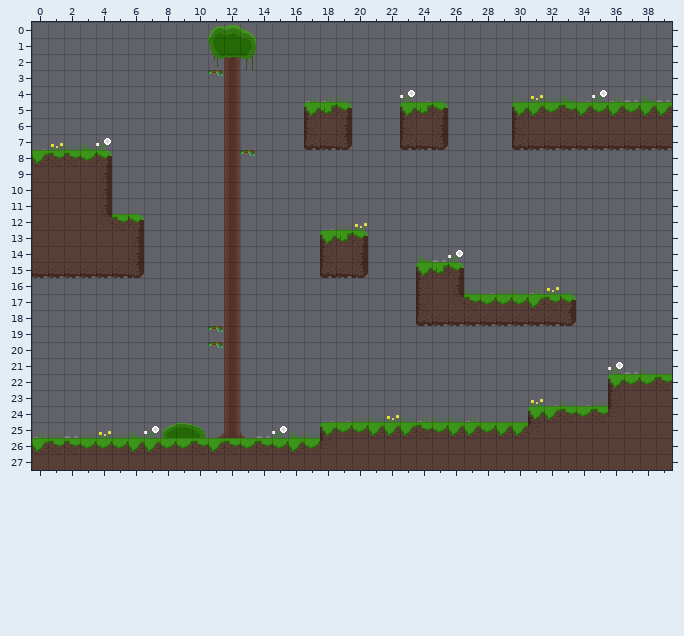
Two versions of a level (Tiled map (JSON), assets/Tilemaps/starterarea_two.json). Above, as it was before the edit.
Cells are 16x16 px. Shown: x 0..39, y 0..27.
After the commit:
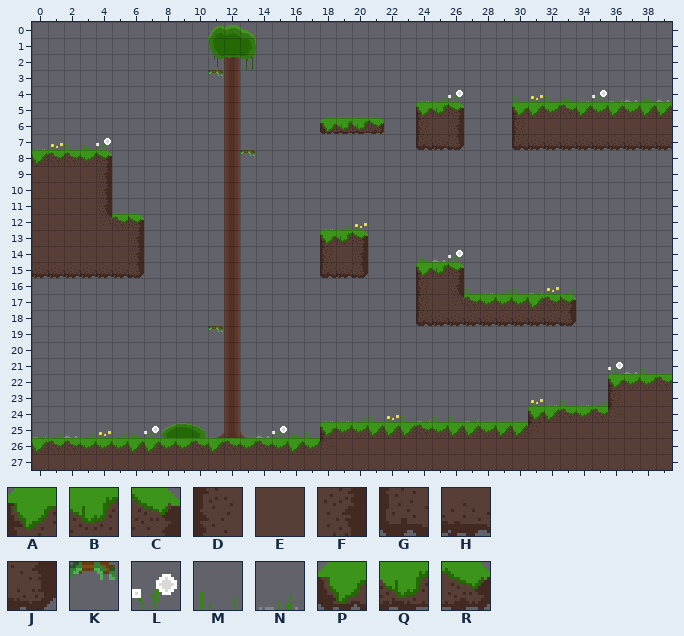
Key: from "Tilemap": A 0, B 1, C 2, D 6, E 7, F 8, G 12, H 13, J 14, K 18, L 34, M 38, N 41, P 63, Q 64, R 65.
_ is an empty cell, . an unchanged one.
Difference:
--- layer "Terrain"
@@ x 17..26 @@
- 5 ABC...ABC_
- 6 DEF__.DEF_
- 7 GHJ...GHJ_
+ 5 ___..._ABC
+ 6 _PQQR._DEF
+ 7 ___..._GHJ
--- layer "Decoration"
@@ x 17..26 @@
- 4 NNM...L.._
+ 4 ___..._..L
@@ x 11..11 @@
-20 K
+20 _
